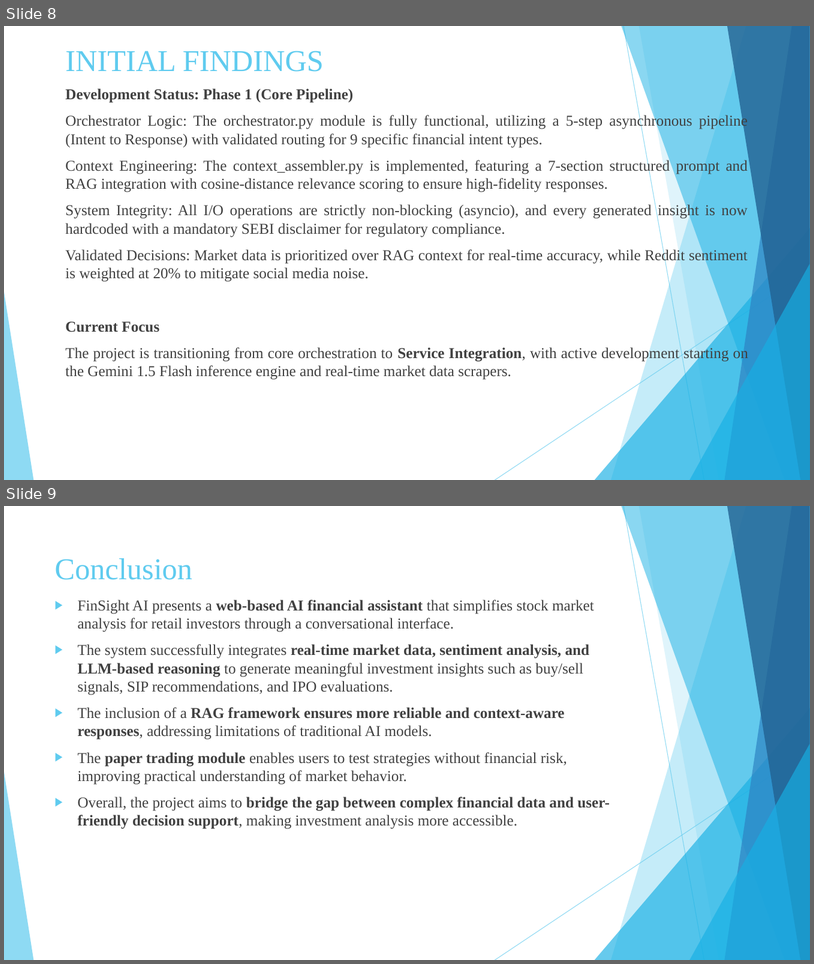
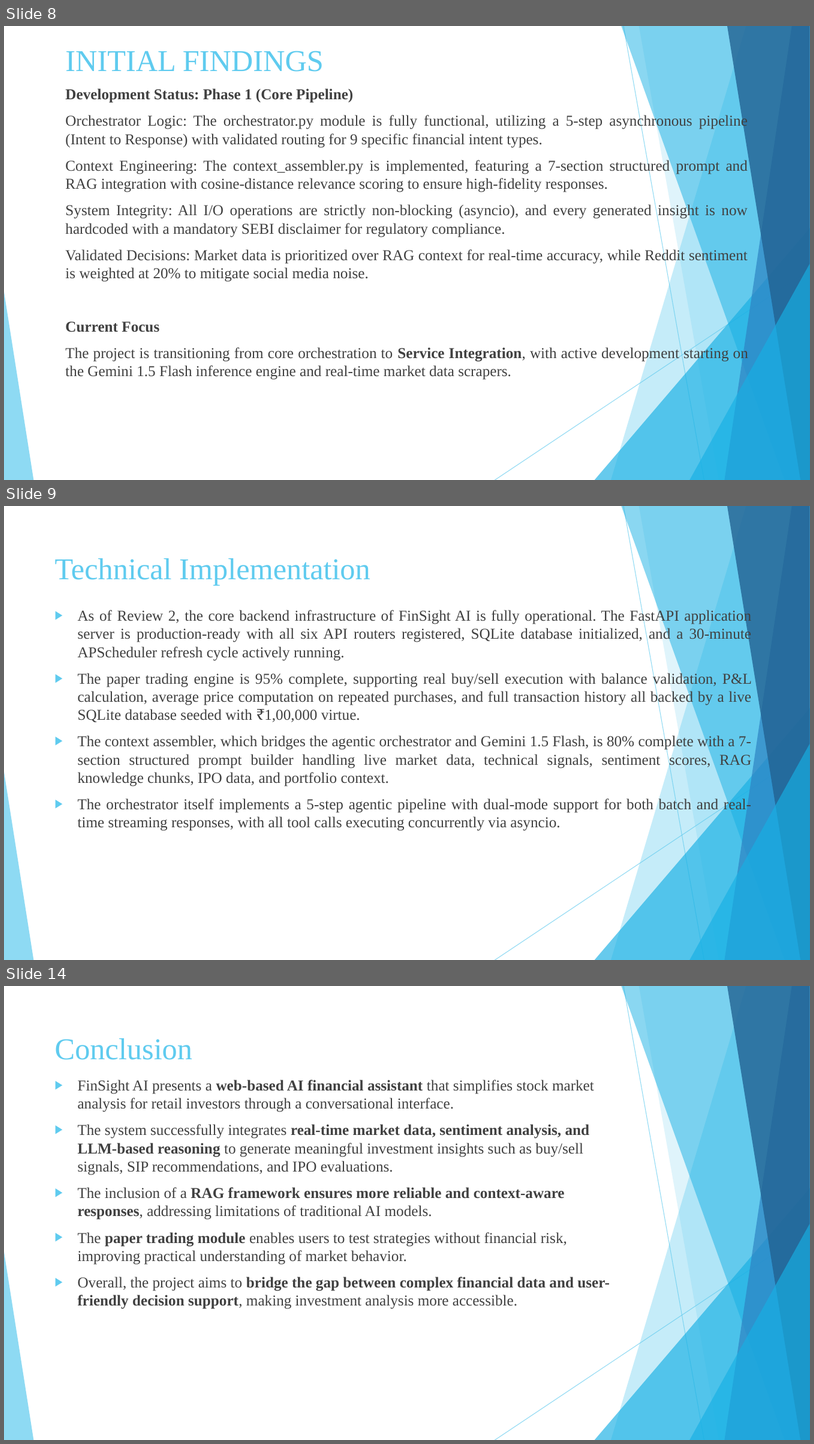
Before and after one commit to amaanbkn/Major-Project, a slide deck: PPT/Major_project_Presentation.pptx. Shown one above the other, each under a label of ours: slides 8 and 9 before the commit, slides 8, 9 and 14 after it; the slides between them are not shown. The pictures are 814x964 and 814x1444 pixels, drawn with LibreOffice and Linux fonts; fonts in the diff are those of the drawing. Boxes give left, top, right and bottom in pixels: in the first picture for what was removed or moved away, otherwise in the second. Text is boxed around its words. In the diff, an @@ line names an element or a change of style, - is before the commit and + after.

```diff
--- a/PPT/Major_project_Presentation.pptx
+++ b/PPT/Major_project_Presentation.pptx
@@ slide 9 added at [4, 506, 810, 960], background #FFFFFF; not listed: 10 template elements that a slide beside it also shows @@
@@ title added at [55, 558, 371, 586], 36 pt, text #5FCBEF @@
+Technical Implementation
@@ text added at [78, 609, 752, 831], 18 pt, text #404040 @@
+▶ As of Review 2, the core backend infrastructure of FinSight AI is fully operational. The FastAPI application server is production-ready with all six API routers registered, SQLite database initialized, and a 30-minute APScheduler refresh cycle actively running.
+▶ The paper trading engine is 95% complete, supporting real buy/sell execution with balance validation, P&L calculation, average price computation on repeated purchases, and full transaction history all backed by a live SQLite database seeded with ₹1,00,000 virtue.
+▶ The context assembler, which bridges the agentic orchestrator and Gemini 1.5 Flash, is 80% complete with a 7-section structured prompt builder handling live market data, technical signals, sentiment scores, RAG knowledge chunks, IPO data, and portfolio context.
+▶ The orchestrator itself implements a 5-step agentic pipeline with dual-mode support for both batch and real-time streaming responses, with all tool calls executing concurrently via asyncio.
@@ what was slide 9 is now slide 14 @@
```
Also in this commit, not shown: 1 slide changed, 4 other slides added, 30 other files.
